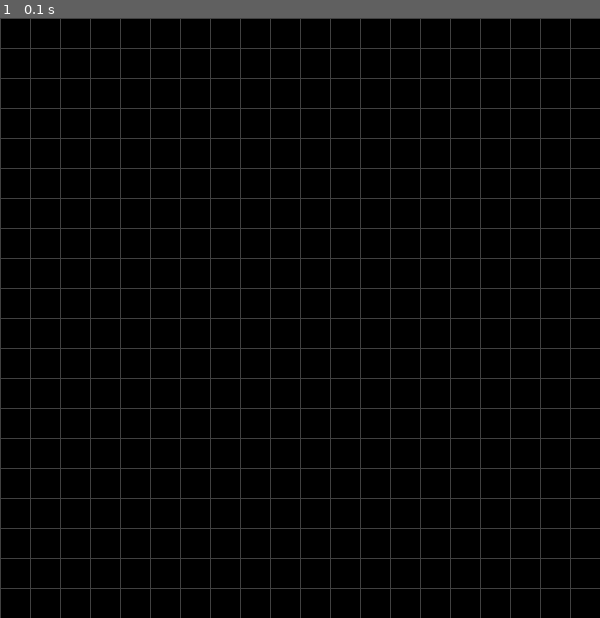
Above: before the commit, frame 1.
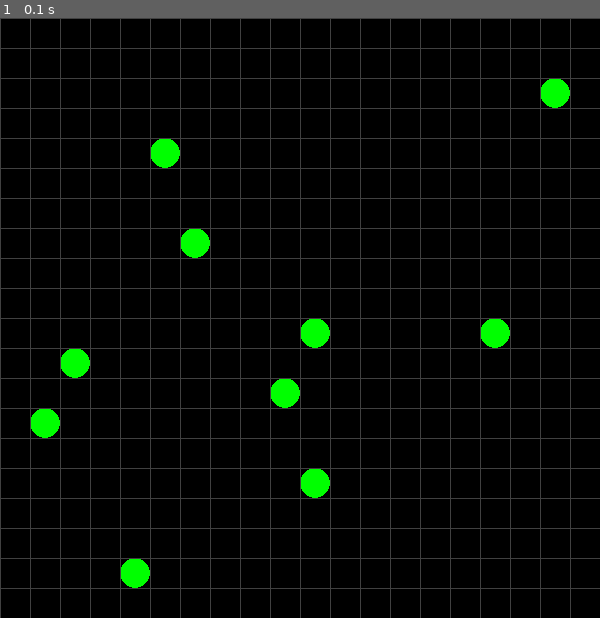
Above: after the commit, the same moment.

Repository: pipipik/py_game_01
Game: pygame game, started from game/snake/snake_bite.py
Same seed, same stepped clock (60 frames per second), same inputs: the game is played once before the commit and once after it.
Inputs:
- Up to frame 1 (0.1 s): no input

The runs differ from the first frame. In frame 1, 1.9% of the frame differs, in the area x 5-95%, y 10-95%.

Commit message:
set_foods

Diff:
--- a/game/snake/snake_bite.py
+++ b/game/snake/snake_bite.py
@@ -1,15 +1,31 @@
 """snake_bite - Copyright 20231212_01"""
 import sys
+import random
 import pygame
-from pygame.locals import QUIT
+from pygame.locals import QUIT, Rect
 
 pygame.init() # pygameモジュールを初期化
 SURFACE = pygame.display.set_mode((600, 600)) #サイズを指定してウィンドウを作成
 FPSCLOCK = pygame.time.Clock() # クロックオブジェクトを作成
 
+FOODS = [] # 餌の座標を格納した配列
+(W, H) = (20, 20) # 画面の幅Wと高さH
+
+def add_food():
+  """ ランダムな場所に餌を配置 """
+  while True:
+    pos = (random.randint(0, W-1), random.randint(0, H-1)) # ランダムな座標を指定
+    if pos in FOODS: # 重複を回避
+      continue # ループの先頭に戻る
+    FOODS.append(pos) # 座標を追加
+    break # ループから抜けて呼び出し元に戻る
+
 def paint():
   """ 画面全体の描画 """
   SURFACE.fill((0, 0, 0)) # ウィンドウを黒色(R,G,B)に塗りつぶす
+  for food in FOODS: # 配列から座標を取り出し、円を描画
+    pygame.draw.ellipse(SURFACE, (0, 255, 0), Rect(food[0]*30, food[1]*30, 30, 30))
+
   for index in range(20): # 20*20マス作成
     pygame.draw.line(SURFACE, (64, 64, 64), (index*30, 0), (index*30, 600))
     pygame.draw.line(SURFACE, (64, 64, 64), (0, index*30), (600, index*30))
@@ -18,6 +34,8 @@
 
 def main():
   """main routine"""
+  for _ in range(10):
+    add_food() # 餌を10個配置
 
   while True:
     for event in pygame.event.get(): # イベントキューからイベントを取得
@@ -26,7 +44,7 @@
         pygame.quit() # pygameの初期化を解除
         sys.exit() # プログラム終了
 
-    paint()
+    paint() # 描画関数呼び出し
     FPSCLOCK.tick(1) # 1秒間に1回ループが実行
 
 # 自ファイルから開始された時にmain関数が実行
